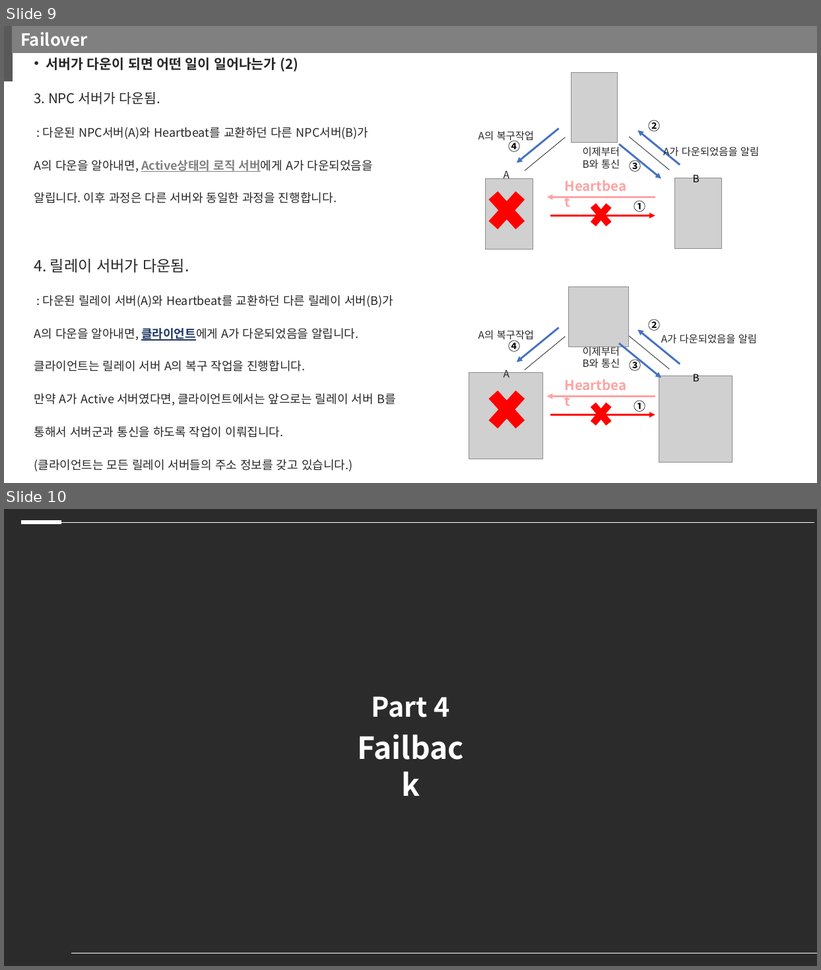
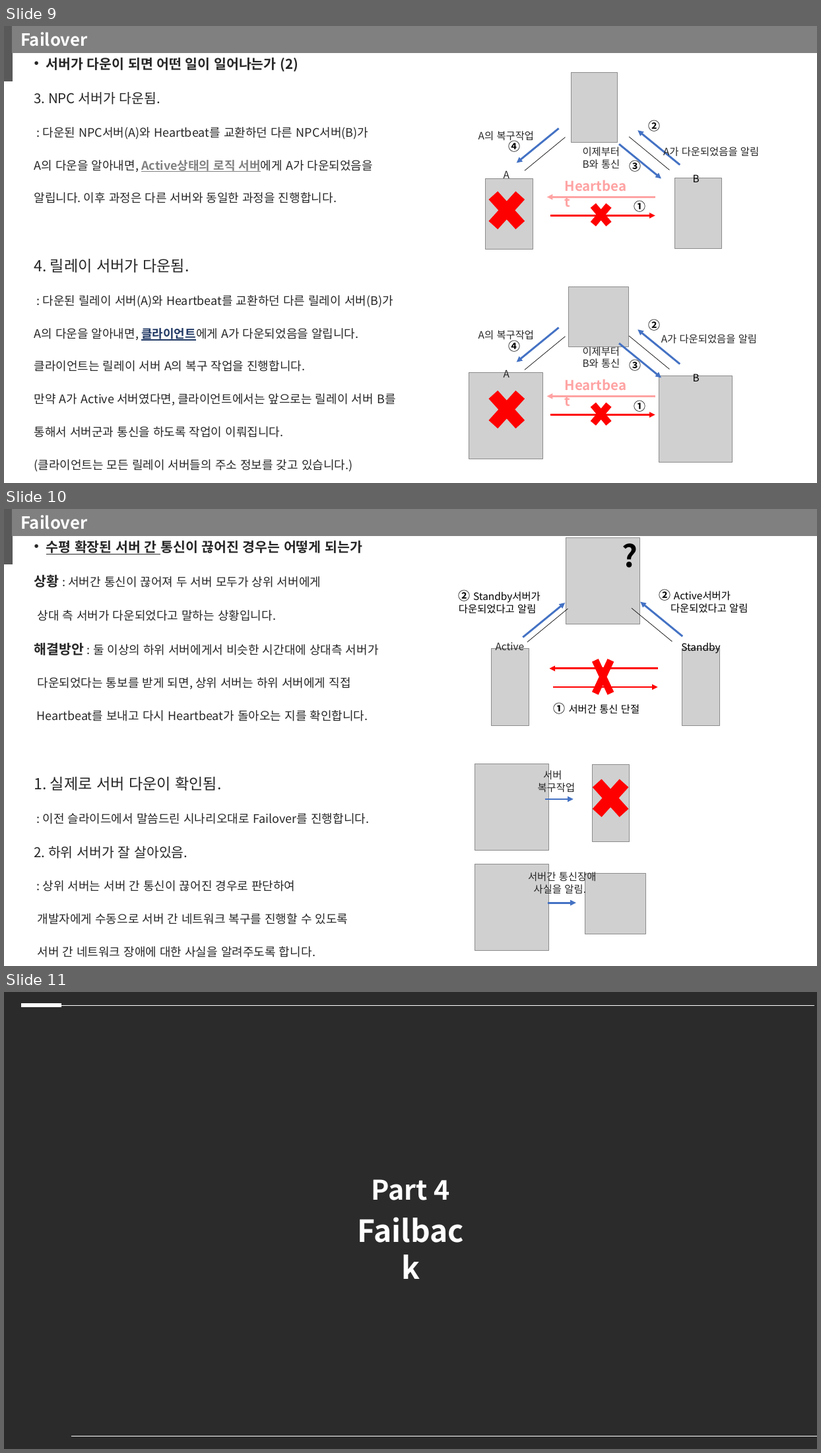
Before and after one commit to kiption/XD, a slide deck: Lab/Server/서버이중화 설계.pptx. Shown one above the other, each under a label of ours: slides 9 and 10 before the commit, slides 9, 10 and 11 after it. The pictures are 821x970 and 821x1453 pixels, drawn with LibreOffice and Linux fonts; fonts in the diff are those of the drawing; grey boxes stand for pictures; background and template pictures are left out; a plain dark background stands for a picture behind light text. Boxes give left, top, right and bottom in pixels: in the first picture for what was removed or moved away, otherwise in the second. Text is boxed around its words. In the diff, an @@ line names an element or a change of style, - is before the commit and + after.

Commit message:
#02-13 HP UI & 격추 연출수정
+ 이중화 설계 시나리오 수정

```diff
--- a/Lab/Server/서버이중화 설계.pptx
+++ b/Lab/Server/서버이중화 설계.pptx
@@ slide 10 added at [4,509,817,966], background #FFFFFF @@
@@ rectangle added at [4,509,12,564], fill #595959, outline #595959 1 pt @@
@@ rectangle added at [12,509,817,535], fill #808080, outline #808080 1 pt, 20 pt, text #FFFFFF, bold @@
+Failover
@@ text added at [34,540,379,958], 14 pt, text #262626 @@
+• 수평 확장된 서버 간 통신이 끊어진 경우는 어떻게 되는가
+상황 : 서버간 통신이 끊어져 두 서버 모두가 상위 서버에게
+상대 측 서버가 다운되었다고 말하는 상황입니다.
+해결방안 : 둘 이상의 하위 서버에게서 비슷한 시간대에 상대측 서버가
+다운되었다는 통보를 받게 되면, 상위 서버는 하위 서버에게 직접
+Heartbeat를 보내고 다시 Heartbeat가 돌아오는 지를 확인합니다.
+1. 실제로 서버 다운이 확인됨.
+: 이전 슬라이드에서 말씀드린 시나리오대로 Failover를 진행합니다.
+2. 하위 서버가 잘 살아있음.
+: 상위 서버는 서버 간 통신이 끊어진 경우로 판단하여
+개발자에게 수동으로 서버 간 네트워크 복구를 진행할 수 있도록
+서버 간 네트워크 장애에 대한 사실을 알려주도록 합니다.
@@ picture added at [566,537,640,625] @@
@@ text added at [616,534,735,578], 36 pt, text #000000, bold @@
+?
@@ text added at [459,590,541,614], 12 pt, text #000000 @@
+② Standby서버가
+다운되었다고 알림
@@ arrow added from (523, 637) to (565, 603), #4472C4 2.25 pt @@
@@ arrow added from (683, 636) to (641, 601), #4472C4 2.25 pt @@
@@ text added at [659,589,748,613], 12 pt, text #000000 @@
+② Active서버가
+다운되었다고 알림
@@ line added from (527, 642) to (568, 609), #000000 0.5 pt @@
@@ line added from (673, 642) to (632, 609), #000000 0.5 pt @@
@@ text added at [496,640,525,650], 12 pt, text #262626 @@
+Active
@@ cross added at [588,645,618,708], fill #FF0000 @@
@@ text added at [681,640,720,654], 12 pt, text #000000 @@
+Standby
@@ picture added at [491,649,529,726] @@
@@ picture added at [682,649,719,726] @@
@@ arrow added from (658, 669) to (550, 669), #FF0000 2.25 pt @@
@@ arrow added from (553, 687) to (658, 687), #FF0000 2.25 pt @@
@@ text added at [553,702,640,714], 12 pt, text #000000 @@
+① 서버간 통신 단절
@@ picture added at [475,764,548,851] @@
@@ picture added at [592,764,629,842] @@
@@ text added at [538,769,576,795], 12 pt, text #262626 @@
+서버
+복구작업
@@ cross added at [585,770,636,827], fill #FF0000 @@
@@ arrow added from (546, 799) to (574, 799), #4472C4 2.25 pt @@
@@ picture added at [475,865,548,951] @@
@@ text added at [528,871,597,896], 12 pt, text #262626 @@
+서버간 통신장애
+사실을 알림.
@@ picture added at [585,874,646,934] @@
@@ arrow added from (548, 903) to (576, 903), #4472C4 2.25 pt @@
@@ what was slide 10 is now slide 11 @@
```
Also in this commit, not shown: 1 slide changed, 11 other files.
